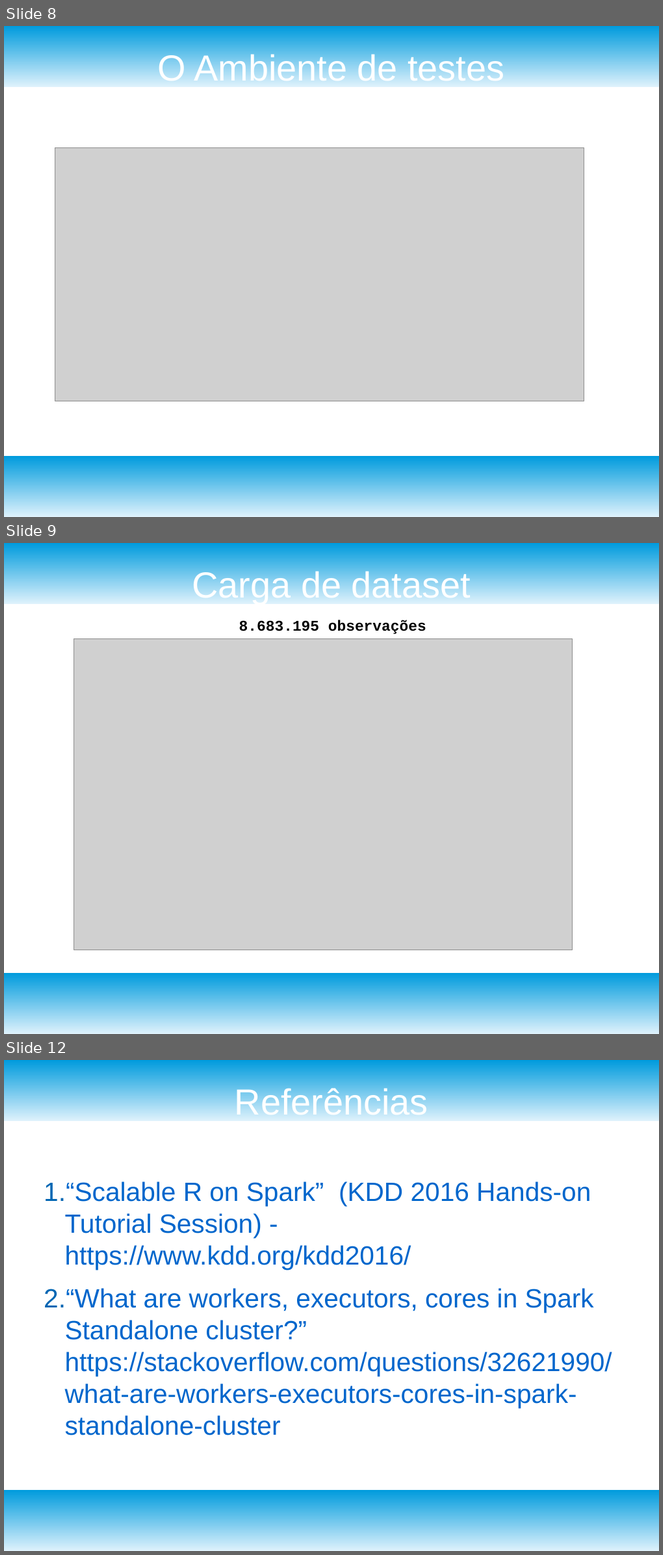
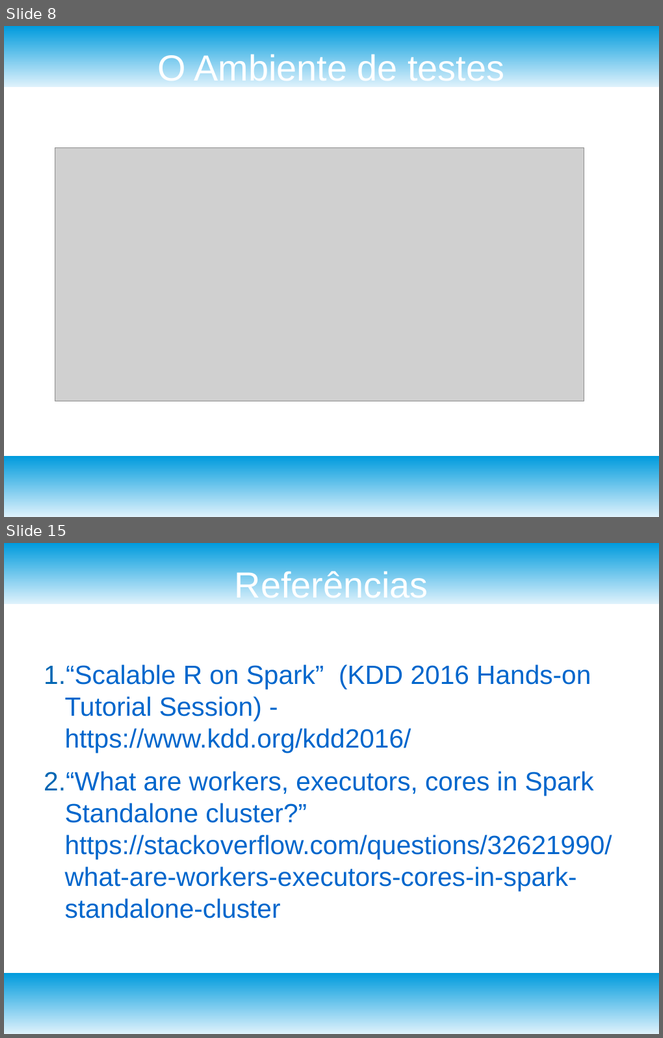
Before and after one commit to gustavoP/paralelo, a slide deck: T2-Jeff/Apresentação.odp. Shown one above the other, each under a label of ours: slides 8, 9 and 12 before the commit, slides 8 and 15 after it; the slides between them are not shown. The pictures are 663x1555 and 663x1038 pixels, drawn with LibreOffice and Linux fonts; fonts in the diff are those of the drawing; grey boxes stand for pictures. Boxes give left, top, right and bottom in pixels: in the first picture for what was removed or moved away, otherwise in the second. Text is boxed around its words. In the diff, an @@ line names an element or a change of style, - is before the commit and + after.

```diff
--- a/T2-Jeff/Apresentação.odp
+++ b/T2-Jeff/Apresentação.odp
@@ slide 9 removed at box(4, 543, 659, 1034), background #FFFFFF; not listed: 2 template elements that a slide beside it also shows @@
@@ title removed at box(192, 569, 471, 604) @@
-Carga de dataset
@@ text removed at box(239, 620, 426, 634) @@
-8.683.195 observações
@@ picture removed at box(74, 639, 573, 951) @@
@@ what was slide 12 is now slide 15 @@
```
Also in this commit, not shown: 6 slides added, 2 other slides removed, 13 other files.
